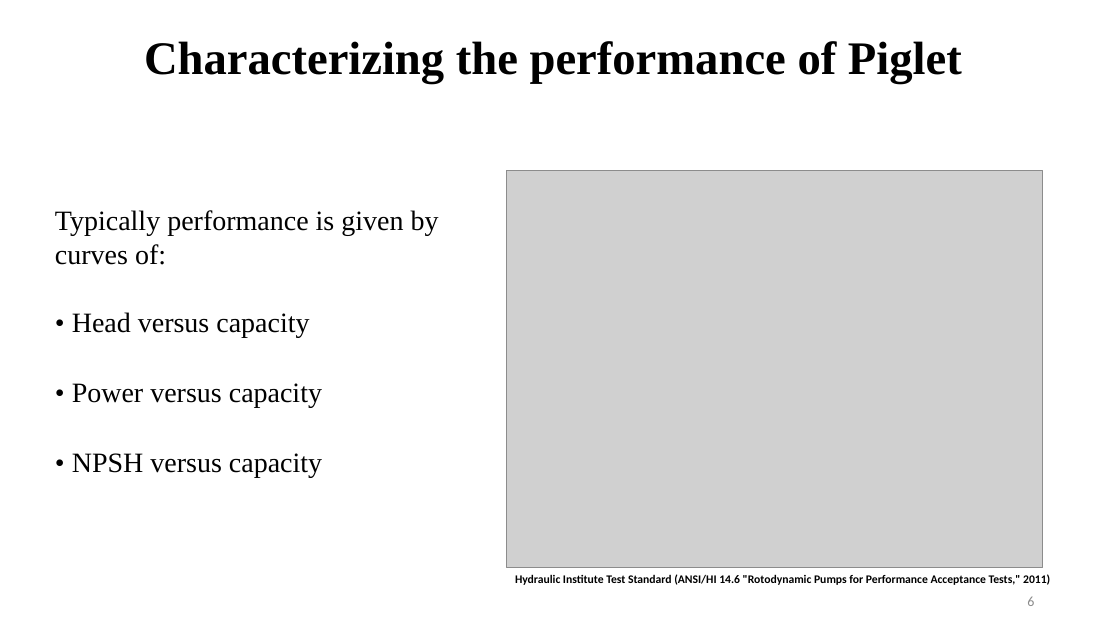
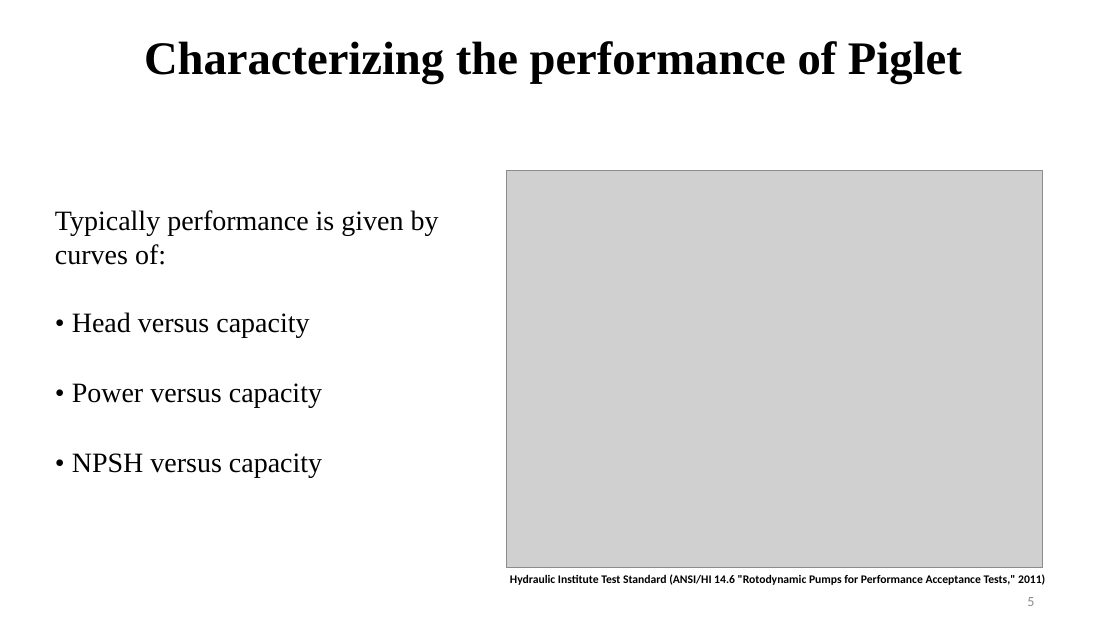
Before and after one commit to psas/electric-feed-system-prototype, a slide deck: slide 5 of Docs/Presentations/Slides/froyo_edits.pptx (slide 6 before the commit). Drawn at 1120x630 pixels with LibreOffice and Linux fonts; fonts in the diff are those of the drawing; grey boxes stand for pictures. Boxes give left, top, right and bottom in pixels: in the first picture for what was removed or moved away, otherwise in the second. Text is boxed around its words. In the diff, an @@ line names an element or a change of style, - is before the commit and + after.

Commit message:
slide edits

```diff
--- a/Docs/Presentations/Slides/froyo_edits.pptx
+++ b/Docs/Presentations/Slides/froyo_edits.pptx
@@ text "Hydraulic Institute Test Standard (ANSI/HI ...": place and size @@
-text "Hydraulic Institute Test Standard (ANSI/HI ..." at <box>515,574,1050,585</box>
+text "Hydraulic Institute Test Standard (ANSI/HI ..." at <box>510,574,1045,585</box>
```
Also in this commit, not shown: 1 slide removed, 2 other files.
